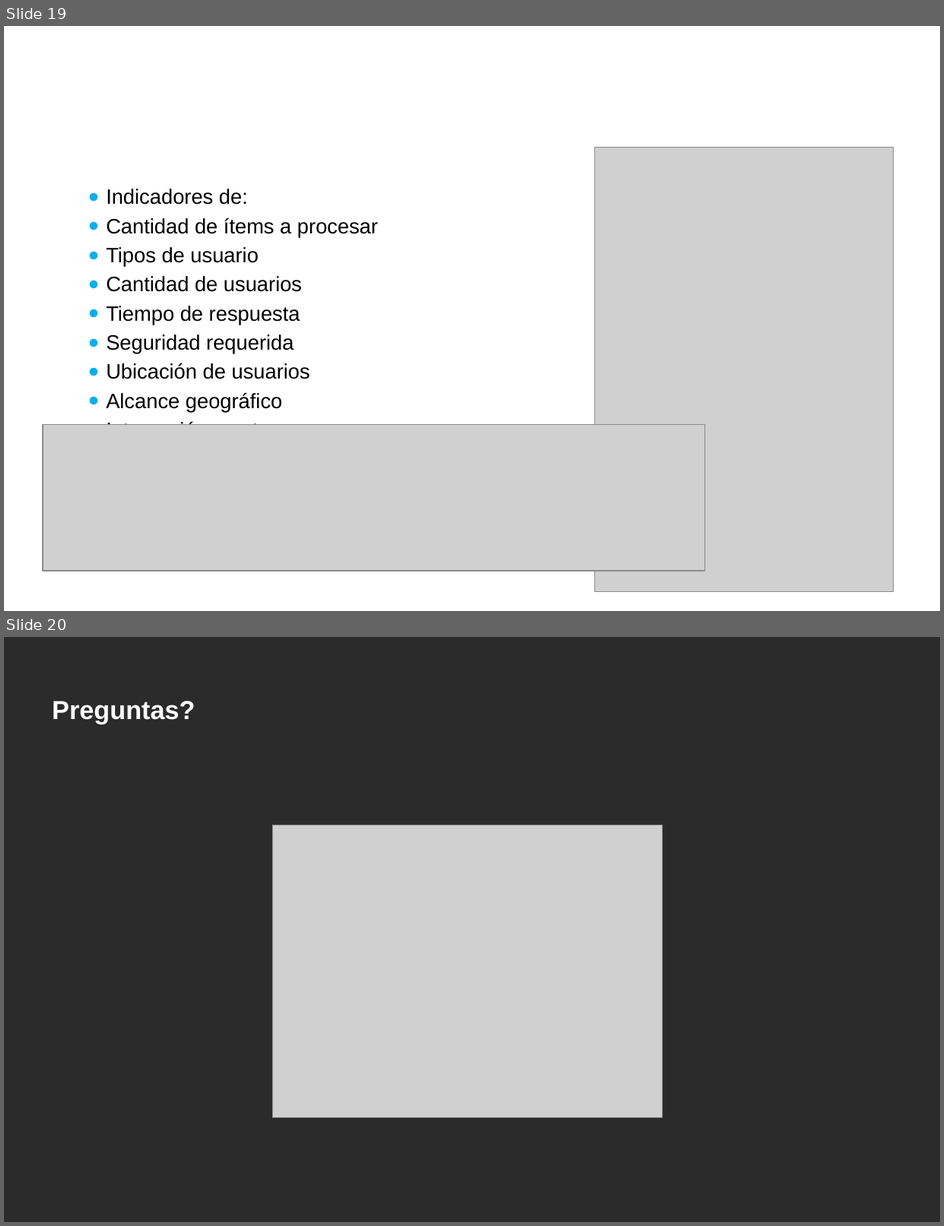
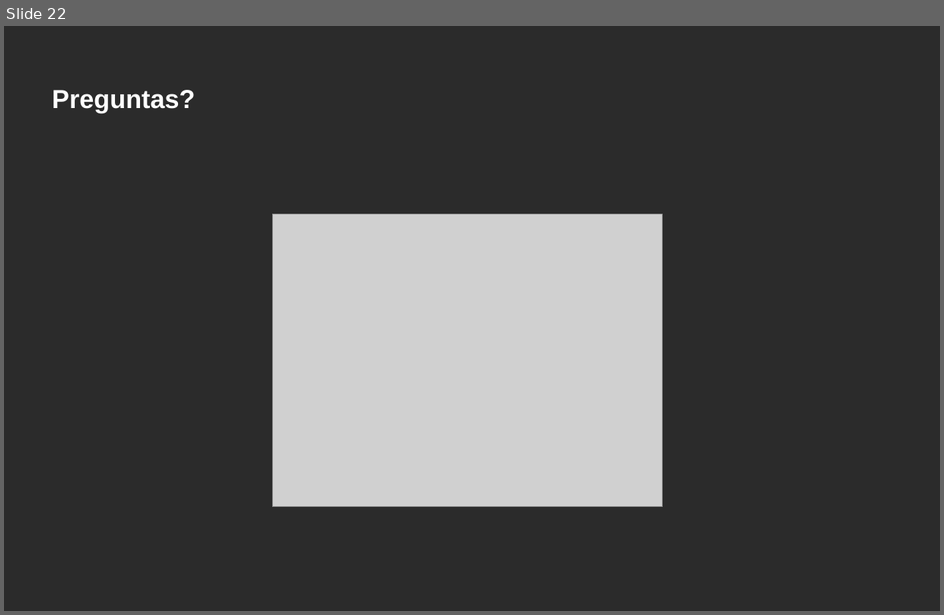
Before and after one commit to juanmcortezr/cosas, a slide deck: InsiDesarrolloSistemas2019.pptx. Shown one above the other, each under a label of ours: slides 19 and 20 before the commit, slide 22 after it. The pictures are 944x1226 and 944x615 pixels, drawn with LibreOffice and Linux fonts; fonts in the diff are those of the drawing; grey boxes stand for pictures; background and template pictures are left out; a plain dark background stands for a picture behind light text. Boxes give left, top, right and bottom in pixels: in the first picture for what was removed or moved away, otherwise in the second. Text is boxed around its words. In the diff, an @@ line names an element or a change of style, - is before the commit and + after.

```diff
--- a/InsiDesarrolloSistemas2019.pptx
+++ b/InsiDesarrolloSistemas2019.pptx
@@ slide 19 removed at (4,26,940,611), background picture (left out) @@
@@ title removed at (43,50,633,147) @@
-Características del Proceso - ejemplo:
@@ picture removed at (595,147,893,591) @@
@@ text removed at (106,189,378,425) @@
-  ● Indicadores de:
-  ● Cantidad de ítems a procesar
-  ● Tipos de usuario
-  ● Cantidad de usuarios
-  ● Tiempo de respuesta
-  ● Seguridad requerida
-  ● Ubicación de usuarios
-  ● Alcance geográfico
-  ● Interacción con terceros
@@ picture removed at (43,425,705,571) @@
@@ what was slide 20 is now slide 22 @@
```
Also in this commit, not shown: 6 slides changed, 3 slides added, 2 other files.
